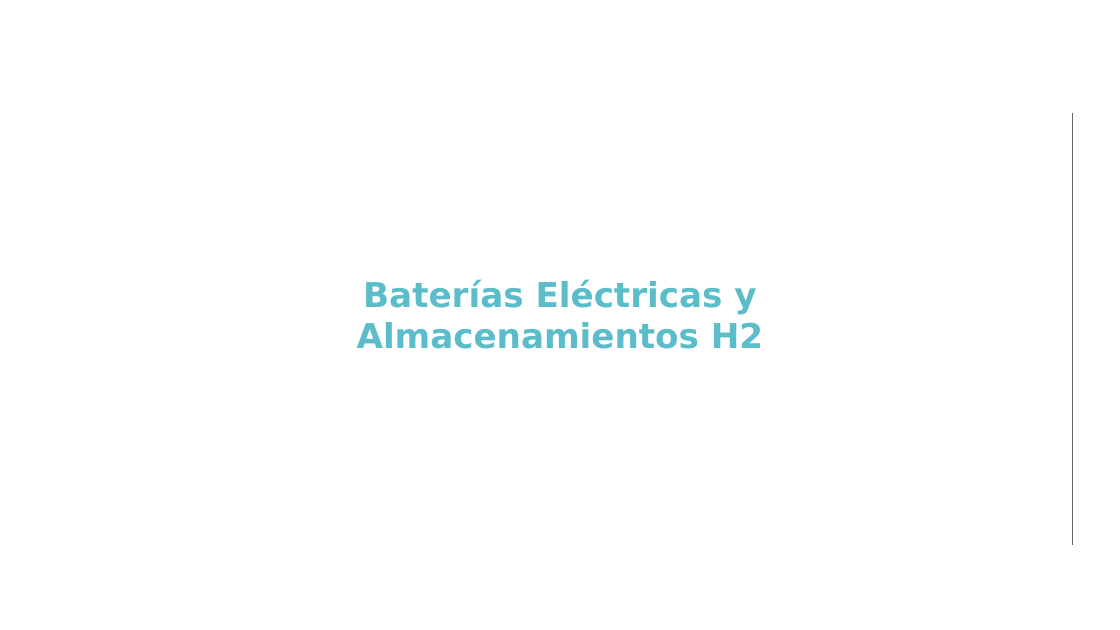
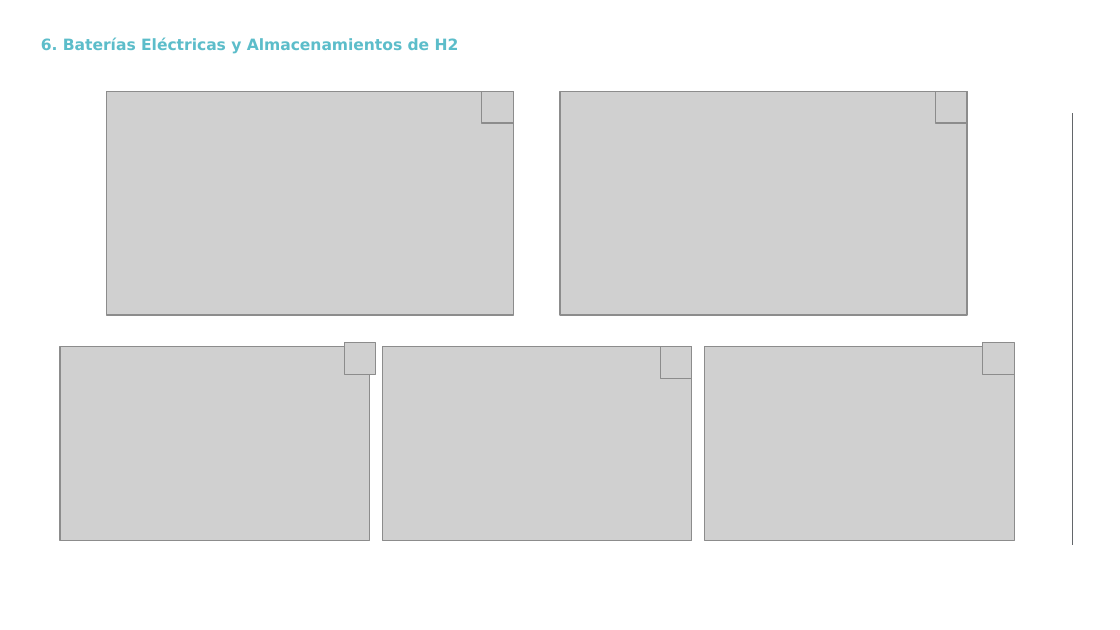
Before and after one commit to anabatres28-png/Dispatching-Project-in-PypSA, a slide deck: slide 23 of hojas_de_datos/presentación.pptx. Drawn at 1120x630 pixels with LibreOffice and Linux fonts; fonts in the diff are those of the drawing; grey boxes stand for pictures; background and template pictures are left out. Boxes give left, top, right and bottom in pixels: in the first picture for what was removed or moved away, otherwise in the second. Text is boxed around its words. In the diff, an @@ line names an element or a change of style, - is before the commit and + after.

```diff
--- a/hojas_de_datos/presentación.pptx
+++ b/hojas_de_datos/presentación.pptx
@@ text at (41, 37, 459, 54): text changed; size 22 to 10 pt @@
-Baterías Eléctricas y Almacenamientos H2
+6. Baterías Eléctricas y Almacenamientos de H2
@@ picture added at (106, 92, 513, 316) @@
@@ picture added at (482, 92, 513, 123) @@
@@ picture added at (560, 92, 967, 316) @@
@@ picture added at (935, 92, 967, 123) @@
@@ picture added at (60, 347, 370, 541) @@
@@ picture added at (344, 343, 375, 374) @@
@@ picture added at (382, 347, 691, 541) @@
@@ picture added at (660, 347, 691, 379) @@
@@ picture added at (704, 347, 1014, 541) @@
@@ picture added at (982, 343, 1014, 374) @@
```
Also in this commit, not shown: 11 other slides changed, 49 slides added, 47 slides removed, 22 other files.
